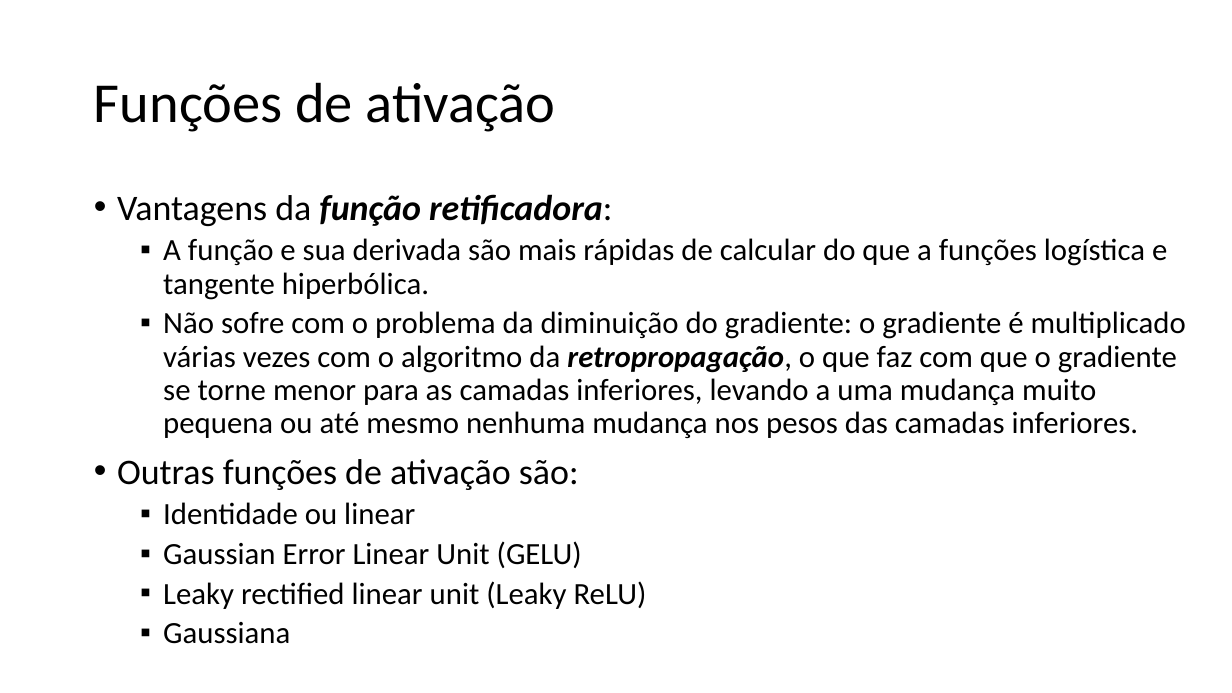
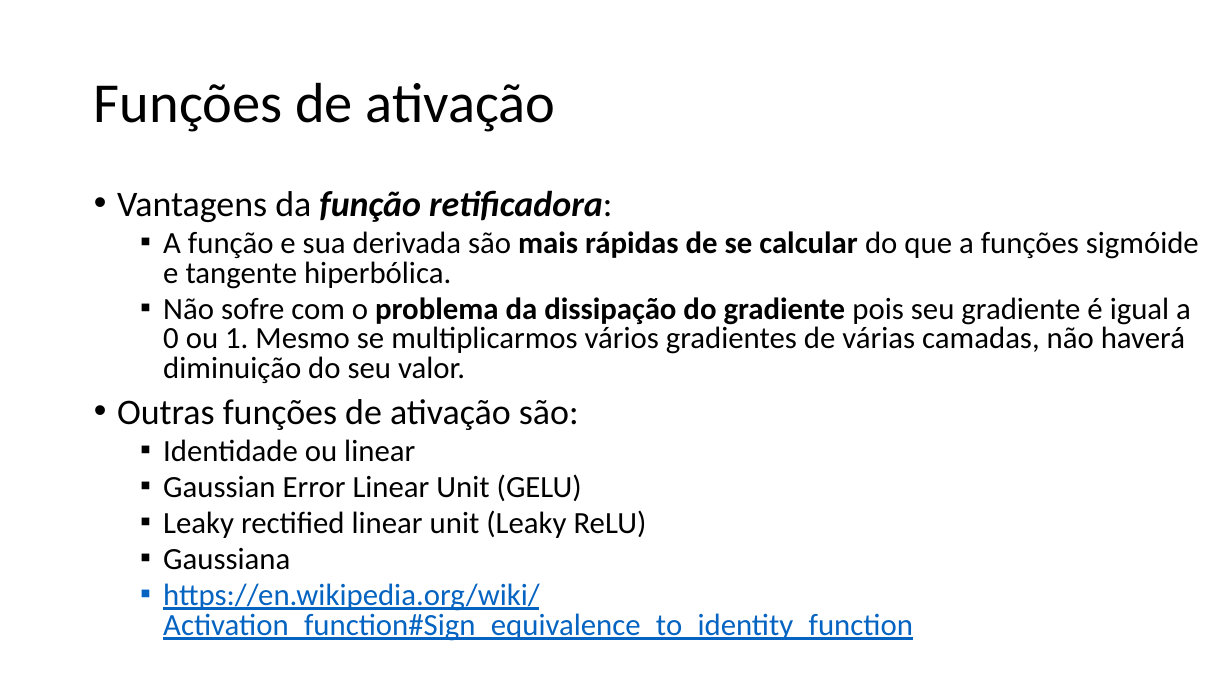
Before and after one commit to zz4fap/t320_aprendizado_de_maquina, a slide deck: slide 14 of slides/T320_Redes_Neurais_Artificiais (Parte II).pptx (slide 12 before the commit). Drawn at 1232x693 pixels with LibreOffice and Linux fonts; fonts in the diff are those of the drawing. Boxes give left, top, right and bottom in pixels: in the first picture for what was removed or moved away, otherwise in the second. Text is boxed around its words. In the diff, an @@ line names an element or a change of style, - is before the commit and + after.

```diff
--- a/slides/T320_Redes_Neurais_Artificiais (Parte II).pptx
+++ b/slides/T320_Redes_Neurais_Artificiais (Parte II).pptx
@@ text at (117,190,647,570): line spacing 0.9 to 0.8 @@
@@ text at (163,231,1199,383): text changed @@
-  ▪ A função e sua derivada são mais rápidas de calcular do que a funções logística e tangente hiperbólica.
-  ▪ Não sofre com o problema da diminuição do gradiente: o gradiente é multiplicado várias vezes com o algoritmo da retropropagação, o que faz com que o gradiente se torne menor para as camadas inferiores, levando a uma mudança muito pequena ou até mesmo nenhuma mudança nos pesos das camadas inferiores.
+  ▪ A função e sua derivada são mais rápidas de se calcular do que a funções sigmóide e tangente hiperbólica.
+  ▪ Não sofre com o problema da dissipação do gradiente pois seu gradiente é igual a 0 ou 1. Mesmo se multiplicarmos vários gradientes de várias camadas, não haverá diminuição do seu valor.
@@ text at (163,583,913,641): paragraph added @@
+  ▪ https://en.wikipedia.org/wiki/Activation_function#Sign_equivalence_to_identity_function
```
Also in this commit, not shown: 7 other slides changed, 4 slides added, 38 slides removed, 14 other files.
